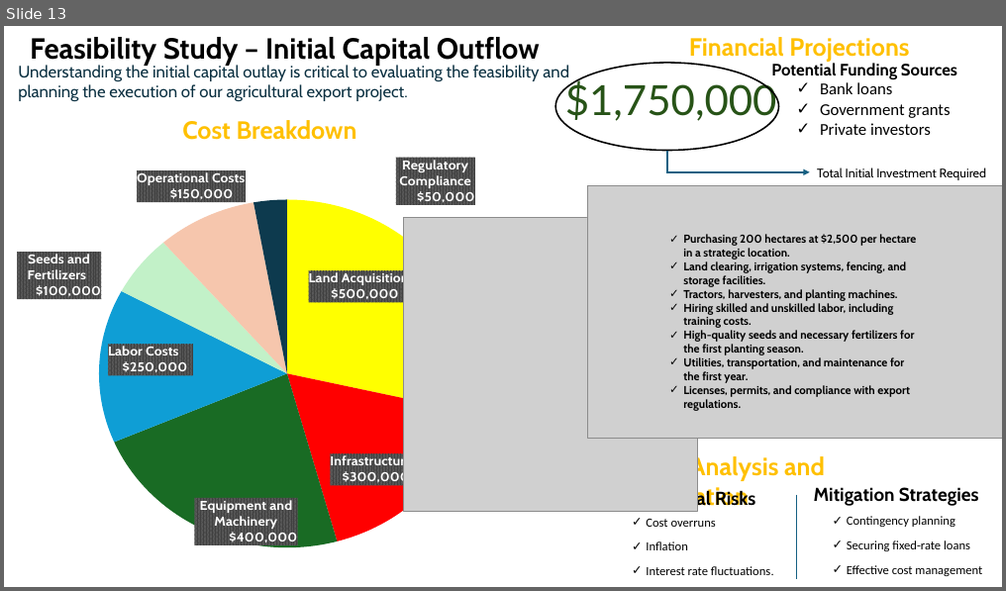
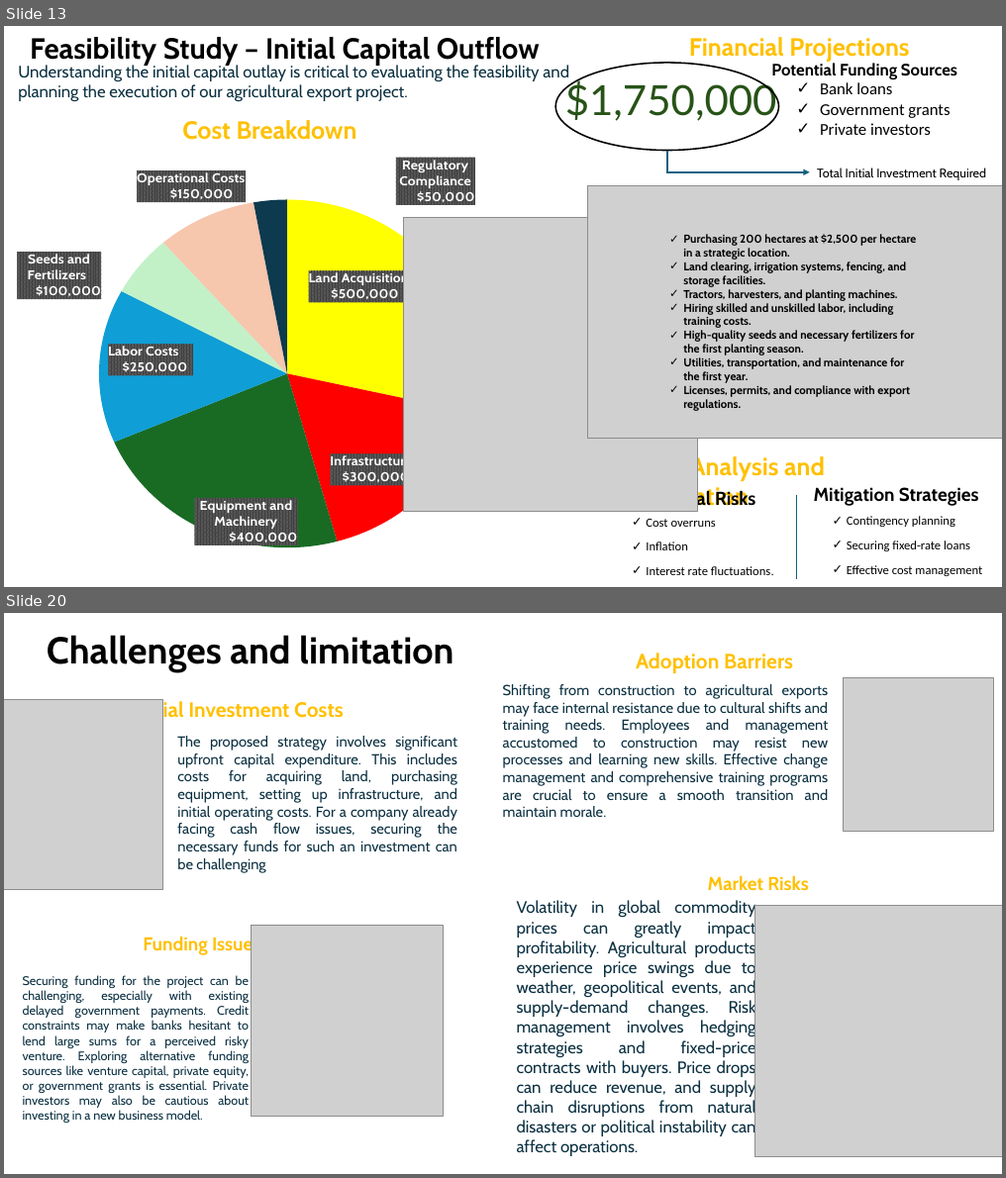
Before and after one commit to Gbekoilias/SustainableBusinessExpansion, a slide deck: Diversification Strategy for Government Construction.pptx. Shown one above the other, each under a label of ours: slide 13 before the commit, slides 13 and 20 after it; the slides between them are not shown. The pictures are 1006x591 and 1006x1178 pixels, drawn with LibreOffice and Linux fonts; fonts in the diff are those of the drawing; grey boxes stand for pictures. Boxes give left, top, right and bottom in pixels: in the first picture for what was removed or moved away, otherwise in the second. Text is boxed around its words. In the diff, an @@ line names an element or a change of style, - is before the commit and + after.

```diff
--- a/Diversification Strategy for Government Construction.pptx
+++ b/Diversification Strategy for Government Construction.pptx
@@ slide 20 added at (4, 613, 1002, 1174), background #FFFFFF @@
@@ text added at (47, 635, 453, 672), 36 pt, text #000000, bold @@
+Challenges and limitation
@@ text added at (636, 653, 793, 673), 20 pt, text #FFC000, bold @@
+Adoption Barriers
@@ picture added at (4, 699, 162, 889) @@
@@ text added at (87, 698, 343, 724), 20 pt, text #FFC000, bold @@
+High Initial Investment Costs
@@ text added at (503, 684, 829, 817), 14 pt, text #0B3041 @@
+Shifting from construction to agricultural exports may face internal resistance due to cultural shifts and training needs. Employees and management accustomed to construction may resist new processes and learning new skills. Effective change management and comprehensive training programs are crucial to ensure a smooth transition and maintain morale.
@@ picture added at (844, 677, 994, 832) @@
@@ text added at (177, 736, 457, 873), 14 pt, text #0B3041 @@
+The proposed strategy involves significant upfront capital expenditure. This includes costs for acquiring land, purchasing equipment, setting up infrastructure, and initial operating costs. For a company already facing cash flow issues, securing the necessary funds for such an investment can be challenging
@@ text added at (708, 875, 808, 891), 18 pt, text #FFC000, bold @@
+Market Risks
@@ text added at (517, 900, 756, 1157), 16 pt, text #0B3041 @@
+Volatility in global commodity prices can greatly impact profitability. Agricultural products experience price swings due to weather, geopolitical events, and supply-demand changes. Risk management involves hedging strategies and fixed-price contracts with buyers. Price drops can reduce revenue, and supply chain disruptions from natural disasters or political instability can affect operations.
@@ picture added at (754, 906, 1002, 1157) @@
@@ text added at (143, 935, 260, 956), 18 pt, text #FFC000, bold @@
+Funding Issues
@@ picture added at (252, 925, 443, 1117) @@
@@ text added at (23, 975, 249, 1123), 12 pt, text #0B3041 @@
+Securing funding for the project can be challenging, especially with existing delayed government payments. Credit constraints may make banks hesitant to lend large sums for a perceived risky venture. Exploring alternative funding sources like venture capital, private equity, or government grants is essential. Private investors may also be cautious about investing in a new business model.
```
Also in this commit, not shown: 1 slide changed, 8 other slides added, 16 other files.
